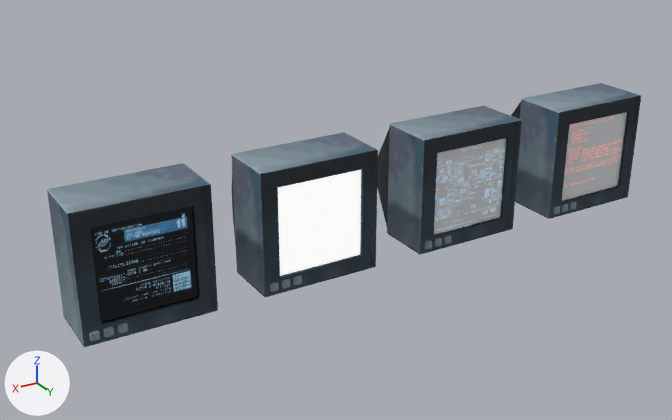
An edit to the FBX model Assets/Objects/$TexturedAssets/419.635/Crt/Crt.fbx, drawn before and after from the same camera.
Camera for both pictures: a camera (50 mm lens) standing at (-20.42, -48.38, 3.31) and looking at (-23.11, -52.86, 1.07). Every picture has the same lights, and +X, +Y and +Z are marked at lower left. The first picture is the older version. Where no turn or scale is listed for an object, it has been applied to the vertices.

The older version as bpy lines, for what is in view:
```python
ob_crtver1 = bpy.data.objects.new('CrtVer1', me_cube_028)
ob_crtver1.location = (0.0, 0.0, 0.0)
ob_crtver2 = bpy.data.objects.new('CrtVer2', me_cube_017)
ob_crtver2.location = (0.0, 0.0, 0.0)
ob_crtver3 = bpy.data.objects.new('CrtVer3', me_cube_014)
ob_crtver3.location = (0.0, 0.0, 0.0)
ob_crtver4 = bpy.data.objects.new('CrtVer4', me_cube_010)
ob_crtver4.location = (0.0, 0.0, 0.0)
```
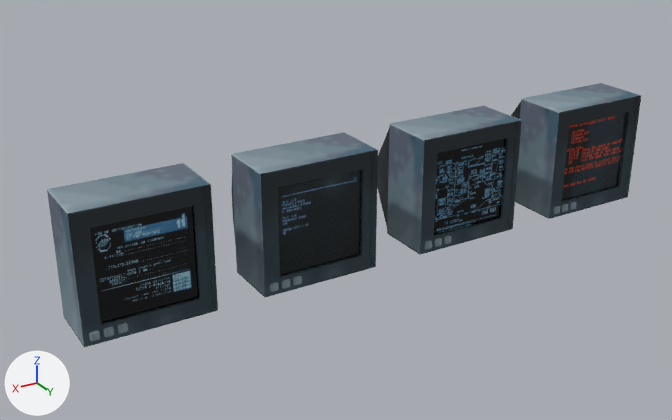
Where the newer file only moved an object's origin or applied its transform, the numbers keep the older frame.

The change, as a diff of the scene's bpy script:
```diff
--- a/Assets/Objects/$TexturedAssets/419.635/Crt/Crt.fbx.py
+++ b/Assets/Objects/$TexturedAssets/419.635/Crt/Crt.fbx.py
@@ img_screen2_png @@
+img_screen2_png = load_image('screen2.png', 'Crt.fbm/screen2.png', 245, 188, 'sRGB')
@@ mat_screen4 @@
 n0 = _N.new('ShaderNodeBsdfPrincipled'); n0.name = 'Principled BSDF'
 n0.inputs[2].default_value = 0.173  # 'Roughness'
-n0.inputs[28].default_value = 0.7  # 'Emission Strength'
 n1 = _N.new('ShaderNodeOutputMaterial'); n1.name = 'Material Output'
@@ mat_screen4 @@
 n2 = _N.new('ShaderNodeTexImage'); n2.name = 'Image Texture'
 n2.image = img_portandscreen_png
-_L.new(n2.outputs[0], n0.inputs[27])  # 'Color' to 'Emission Color'
 _L.new(n0.outputs[0], n1.inputs[0])  # 'BSDF' to 'Surface'
+_L.new(n2.outputs[0], n0.inputs[0])  # 'Color' to 'Base Color'
+_L.new(n2.outputs[1], n0.inputs[4])  # 'Alpha' to 'Alpha'
@@ mat_screen3 @@
 n0 = _N.new('ShaderNodeBsdfPrincipled'); n0.name = 'Principled BSDF'
 n0.inputs[2].default_value = 0.1  # 'Roughness'
-n0.inputs[28].default_value = 0.7  # 'Emission Strength'
 n1 = _N.new('ShaderNodeOutputMaterial'); n1.name = 'Material Output'
@@ mat_screen3 @@
 n2 = _N.new('ShaderNodeTexImage'); n2.name = 'Image Texture'
 n2.image = img_screen4_png
-_L.new(n2.outputs[0], n0.inputs[27])  # 'Color' to 'Emission Color'
 _L.new(n0.outputs[0], n1.inputs[0])  # 'BSDF' to 'Surface'
+_L.new(n2.outputs[0], n0.inputs[0])  # 'Color' to 'Base Color'
+_L.new(n2.outputs[1], n0.inputs[4])  # 'Alpha' to 'Alpha'
@@ mat_screen2 @@
 mat_screen2 = principled_material('Screen2')
-mat_screen2.base_color = (0.8, 0.8, 0.8)  # white #e7e7e7
+mat_screen2.texture = img_screen2_png  # with its transparency
 mat_screen2.metallic = 0.35
 mat_screen2.roughness = 0.173
-mat_screen2.emission_strength = 0.7
```

Where the change shows, as pixel boxes [x1, y1, x2, y2] in the pictures (672 x 420 px):
'CrtVer2', surface changed (white to black): [274, 166, 366, 280] in both
'CrtVer3', recoloured (darker): [430, 135, 509, 238] in both
'CrtVer4', recoloured (darker): [558, 109, 630, 204] in both
